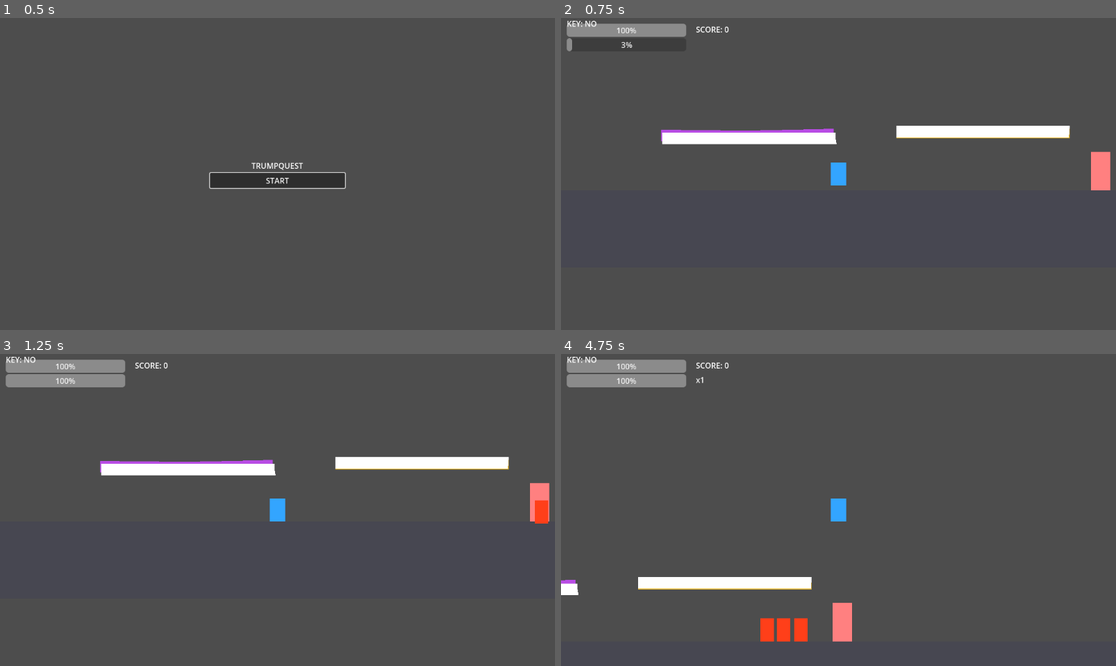
Above: before the commit, frames 1-4 (two rows, left to right).
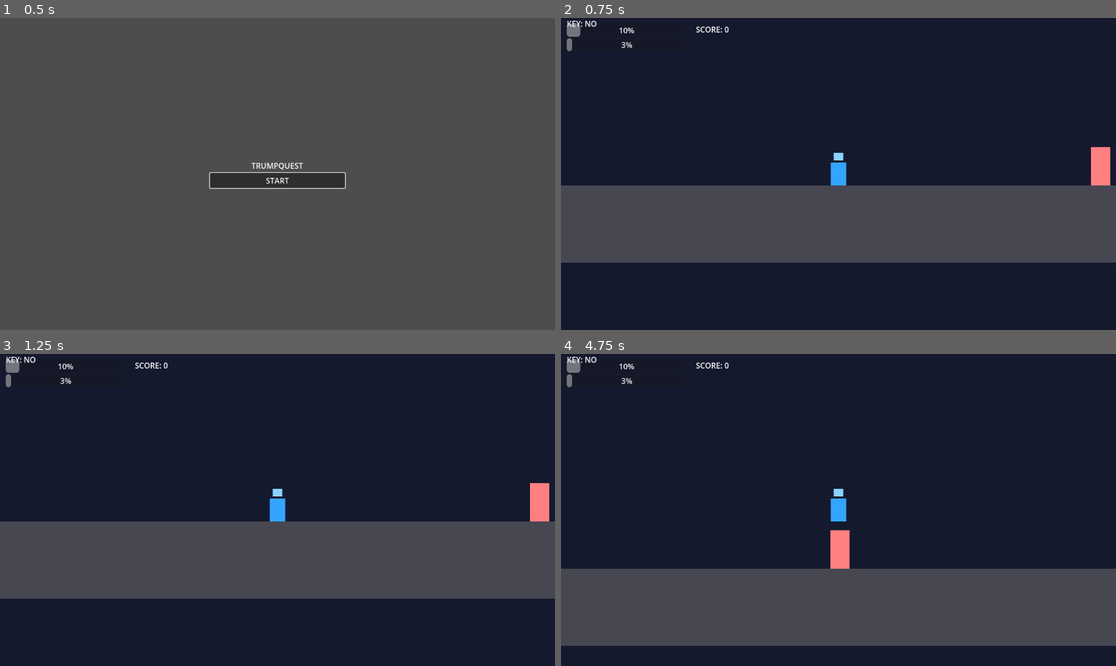
Above: after the commit, the same moments.

Repository: Stephenhalving/Game-AI-Test
Game: Godot game, scene res://scenes/Menu.tscn
Two runs of this game, one before a commit and one after it. Both use one fixed random seed, a clock stepped at 60 frames per second and the inputs below.
Inputs:
- Up to frame 1 (0.5 s): no input
- Up to frame 2 (0.75 s): click "START" at 0.5 s
- Up to frame 3 (1.25 s): no input
- Up to frame 4 (4.75 s): tap Enter (ui_accept) at 1.25 s; hold D (move_right) 1.28-2.78 s; tap J (attack) at 1.35, 2.85, 4.35 s; tap Space (jump) at 1.52, 2.27, 3.77, 4.52 s; tap K (heavy) at 2.1, 3.6 s; hold A (move_left) 2.78-3.53 s; hold D (move_right) from 3.53 s (still down)

Frame 1 is identical in both runs. In frame 2, 75% of the frame differs, in the area x 0-100%, y 0-100%; in frame 3, 75%; in frame 4, 77%.
Error after the commit: Parse Error: Invalid character "“" (U+201C). (res://scripts/Main.gd:585)

Commit message:
fix: stage cycling + add head/background visuals
- Fix stage 2/3 not spawning: _finish_arena() now calls _lock_door(false)
  for all stages; arena_cycle incremented in on_level_complete() instead
- Disable ArenaTrigger in _start_arena() to prevent re-triggering
- Add head Polygon2D to Player (light blue), Rusher (red), Tank (purple), Ranged (green)
- Add dark background Polygon2D to Level1 and Level2

Co-Authored-By: Claude Sonnet 4.6 <noreply@anthropic.com>

Diff:
--- a/scenes/EnemyRanged.tscn
+++ b/scenes/EnemyRanged.tscn
@@ -17,6 +17,10 @@
 polygon = PackedVector2Array(-6, -11, 6, -11, 6, 11, -6, 11)
 color = Color(0.1, 0.85, 0.35, 1)
 
+[node name="EnemyHead" type="Polygon2D" parent="."]
+polygon = PackedVector2Array(-4, -21, 4, -21, 4, -13, -4, -13)
+color = Color(0.4, 1, 0.6, 1)
+
 [node name="CollisionShape2D" type="CollisionShape2D" parent="."]
 shape = SubResource("1")
 
--- a/scenes/EnemyRusher.tscn
+++ b/scenes/EnemyRusher.tscn
@@ -17,6 +17,10 @@
 polygon = PackedVector2Array(-7, -12, 7, -12, 7, 12, -7, 12)
 color = Color(1, 0.25, 0.1, 1)
 
+[node name="EnemyHead" type="Polygon2D" parent="."]
+polygon = PackedVector2Array(-5, -22, 5, -22, 5, -14, -5, -14)
+color = Color(1, 0.55, 0.4, 1)
+
 [node name="CollisionShape2D" type="CollisionShape2D" parent="."]
 shape = SubResource("1")
 
--- a/scenes/EnemyTank.tscn
+++ b/scenes/EnemyTank.tscn
@@ -17,6 +17,10 @@
 polygon = PackedVector2Array(-11, -14, 11, -14, 11, 14, -11, 14)
 color = Color(0.55, 0.15, 0.75, 1)
 
+[node name="EnemyHead" type="Polygon2D" parent="."]
+polygon = PackedVector2Array(-7, -26, 7, -26, 7, -16, -7, -16)
+color = Color(0.75, 0.45, 0.95, 1)
+
 [node name="CollisionShape2D" type="CollisionShape2D" parent="."]
 shape = SubResource("1")
 
--- a/scenes/Level1.tscn
+++ b/scenes/Level1.tscn
@@ -16,6 +16,11 @@
 size = Vector2(176, 12.75)
 
 [node name="Level1" type="Node2D" unique_id=1190374941]
+
+[node name="Background" type="Polygon2D" parent="."]
+z_index = -10
+polygon = PackedVector2Array(-700, -400, 1300, -400, 1300, 500, -700, 500)
+color = Color(0.08, 0.1, 0.18, 1)
 
 [node name="Ground" type="StaticBody2D" parent="." unique_id=415027582]
 position = Vector2(200, 220)
--- a/scenes/Level2.tscn
+++ b/scenes/Level2.tscn
@@ -16,6 +16,11 @@
 size = Vector2(200, 12)
 
 [node name="Level2" type="Node2D"]
+
+[node name="Background" type="Polygon2D" parent="."]
+z_index = -10
+polygon = PackedVector2Array(-700, -400, 1300, -400, 1300, 500, -700, 500)
+color = Color(0.12, 0.08, 0.2, 1)
 
 [node name="Ground" type="StaticBody2D" parent="."]
 position = Vector2(200, 220)
--- a/scenes/Main.tscn
+++ b/scenes/Main.tscn
@@ -105,6 +105,10 @@
 polygon = PackedVector2Array(-8, -12, 8, -12, 8, 12, -8, 12)
 color = Color(0.2, 0.65, 1, 1)
 
+[node name="PlayerHead" type="Polygon2D" parent="Player/Visual"]
+polygon = PackedVector2Array(-5, -22, 5, -22, 5, -14, -5, -14)
+color = Color(0.55, 0.82, 1, 1)
+
 [node name="CollisionShape2D" type="CollisionShape2D" parent="Player" unique_id=1505793281]
 shape = SubResource("1")
 
--- a/scripts/Main.gd
+++ b/scripts/Main.gd
@@ -275,11 +275,14 @@
     arena_wave_index = 0
     arena_total_waves = 3 # por ahora fijo
 
-    # --- Arena layout variation by cycle (level_id) ---
+    # --- Arena layout variation by cycle ---
     _apply_arena_variation(arena_cycle)
 
+    # Deshabilitar trigger para que no se re-dispare durante el arena
+    if arena_trigger:
+        arena_trigger.set_deferred("monitoring", false)
+
     _lock_door(true)
-    print("🧪 DEBUG: calling _spawn_next_wave() now. arena_active=", arena_active, " wave_index=", arena_wave_index)
     _spawn_next_wave()
 
 func _spawn_next_wave():
@@ -577,51 +580,43 @@
     # En headless dejamos que siga (para tests) pero no hacemos cambio de escena
     var is_headless := DisplayServer.get_name() == "headless"
 
-    # Si todavía no completamos las 3 secciones del Level 1, avanzamos a la siguiente “zona”
     if arena_cycle < 3:
         if not is_headless:
-            print("🚪 EXIT -> NEXT SECTION (cycle=", arena_cycle, ")")
-
-        # Preparar próxima sección: volver a habilitar trigger de arena y resetear estado
+            print(“🚪 STAGE “, arena_cycle, “ -> STAGE “, arena_cycle + 1)
+
+        arena_cycle += 1  # incrementar aquí, no en _finish_arena
         arena_active = false
         arena_cleared = false
         arena_waiting_next_wave = false
         arena_wave_left = 0
         arena_wave_index = 0
 
-        # Cerrar puerta para el próximo tramo
-        _lock_door(true)
-
-        # (Opcional) limpiar enemigos arena que quedaron vivos por seguridad
         for e in arena_enemies:
             if e and is_instance_valid(e):
                 e.queue_free()
         arena_enemies.clear()
 
-        # Reiniciar enemigos legacy también (por seguridad)
         for e2 in enemies:
             if e2 and is_instance_valid(e2):
                 e2.queue_free()
         enemies.clear()
 
-        # Pequeño delay para que el motor procese frees
         await get_tree().process_frame
-
-        # Arrancar arena de la siguiente sección (va a aplicar variación por arena_cycle)
-        call_deferred("_start_arena")
-        return
-
-    # --- Si arena_cycle >= 3, recién ahí terminamos el Level 1 (demo) ---
+        call_deferred(“_start_arena”)
+        return
+
+    # arena_cycle >= 3 → todos los stages completos → siguiente nivel
     if is_headless:
         return
 
     add_score(250)
-    print("✅ LEVEL 1 CLEAR +250 (demo end)")
+    print(“✅ NIVEL COMPLETO +250”)
     await get_tree().create_timer(0.6).timeout
 
-    var lm := get_node_or_null("/root/LevelManagerAuto")
+    var lm := get_node_or_null(“/root/LevelManagerAuto”)
     if lm:
-        lm.call_deferred("next_level")
+        lm.set(“last_score”, score)
+        lm.call_deferred(“next_level”)
     else:
         get_tree().reload_current_scene()
 
@@ -738,39 +733,33 @@
         _spawn_next_wave()
 
 func _finish_arena() -> void:
-    print("🧪 DEBUG: _finish_arena() called. wave_index=", arena_wave_index, " wave_left=", arena_wave_left)
-
-    # Stop arena state
+    print("🧩 _finish_arena() cycle=", arena_cycle)
+
     arena_active = false
     arena_starting = false
     arena_wave_left = 0
 
-    # Limpieza defensiva (por si algo quedó trackeado)
     for e in arena_enemies:
         if is_instance_valid(e):
             e.queue_free()
     arena_enemies.clear()
 
-    # Avanzar ciclo (1->2, 2->3) pero NO reiniciar automático.
+    if hud and hud.has_method("clear_enemy_hp"):
+        hud.clear_enemy_hp()
+
     if arena_cycle < 3:
-        arena_cycle += 1
-        arena_cleared = false  # rearmar: se podrá iniciar el próximo ciclo cuando re-entre al trigger
-
-        _apply_arena_variation(arena_cycle)
-        print("🧩 arena_cycle now =", arena_cycle, " (waiting for player to re-enter trigger)")
-        return
-
-    # Cycle 3 = final del stage
+        # Stage clear: abrir puerta — on_level_complete() arrancará el siguiente stage
+        arena_cleared = false
+        _lock_door(false)
+        print("🧩 Stage ", arena_cycle, " complete — abrí puerta, pasá al siguiente stage")
+        return
+
+    # Los 3 stages terminaron — fin del nivel
     arena_cleared = true
-
-    # Apagar trigger para que nunca más reinicie este stage
     if arena_trigger:
         arena_trigger.set_deferred("monitoring", false)
-
-    if hud and hud.has_method("clear_enemy_hp"):
-        hud.clear_enemy_hp()
-
-    print("🏁 STAGE COMPLETE (cycle 3). Enable exit/door here.")
+    _lock_door(false)
+    print("🏁 TODOS LOS STAGES COMPLETOS — puerta abierta para salir del nivel")
 
 func _grant_arena_key() -> void:
     if has_key:
